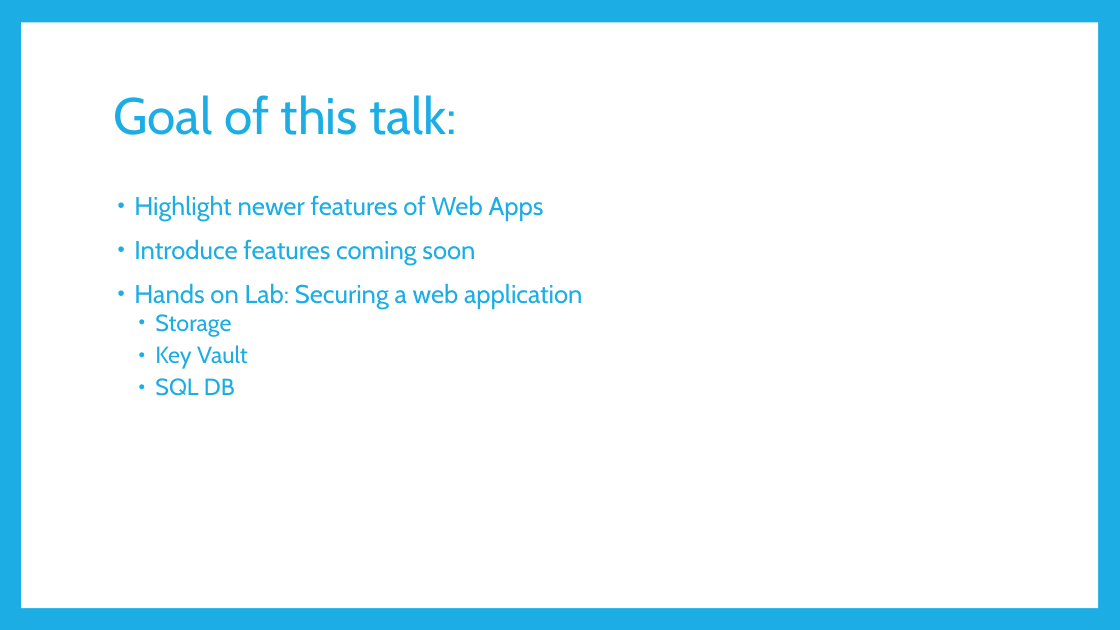
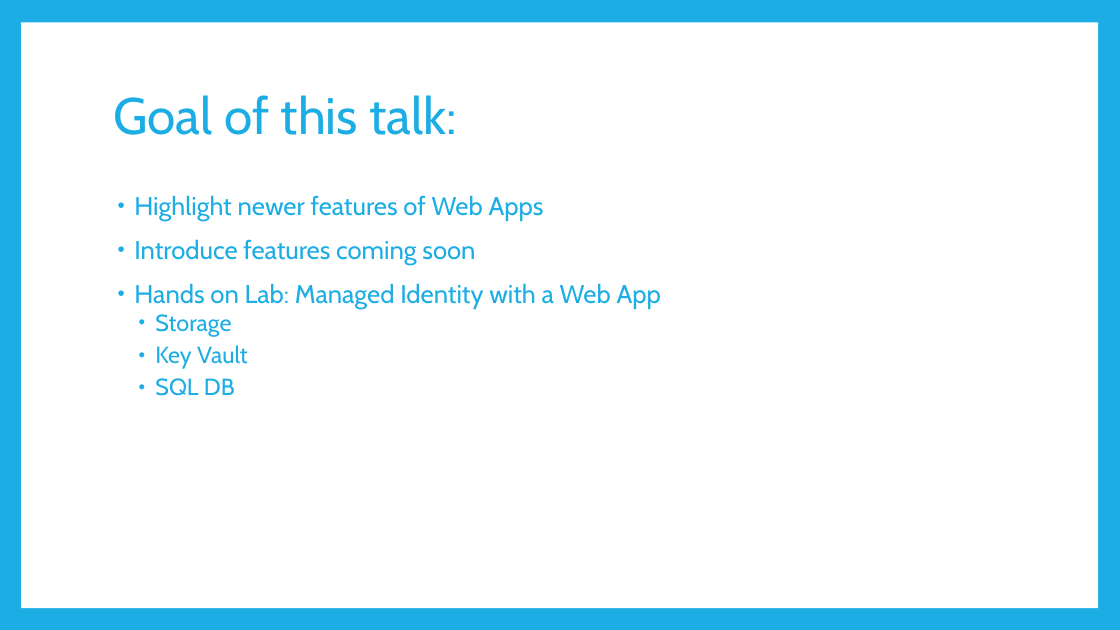
Before and after one commit to JasonHaley/SecuringWebAppsLab, a slide deck: slide 2 of presentation/GAB-AzureWebApps2019.pptx. Drawn at 1120x630 pixels with LibreOffice and Linux fonts; fonts in the diff are those of the drawing. Boxes give left, top, right and bottom in pixels: in the first picture for what was removed or moved away, otherwise in the second. Text is boxed around its words. In the diff, an @@ line names an element or a change of style, - is before the commit and + after.

```diff
--- a/presentation/GAB-AzureWebApps2019.pptx
+++ b/presentation/GAB-AzureWebApps2019.pptx
@@ text at bbox=[134, 283, 661, 309]: text changed @@
-• Hands on Lab: Securing a web application
+• Hands on Lab: Managed Identity with a Web App
```
Also in this commit, not shown: 1 other slide changed, 1 slide removed, 3 other files.
